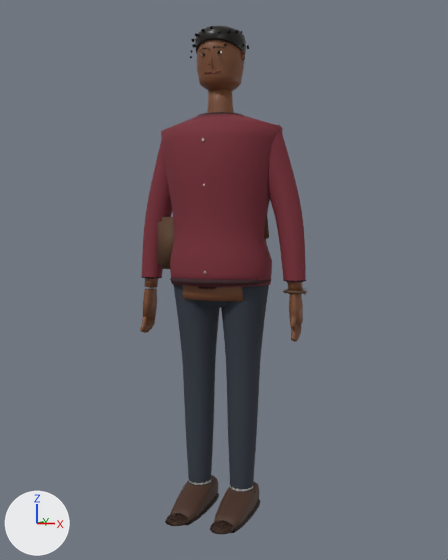
What one commit did to the Blender file assets/characters/blender_source/male_customer_04.blend.
Before and after are seen from a camera (50 mm lens) standing at (0.844, -2.21, 1.045) and looking at (0.028, -0.035, 0.89). The lights are fixed; the arrows at lower left show +X, +Y and +Z. The first picture is the older version.

Objects in the first picture: 'male_customer_04_customer_04_bag', 'male_customer_04_customer_04_bottom', 'male_customer_04_customer_04_hair', 'male_customer_04_customer_04_shoe', 'male_customer_04_customer_04_skin', 'male_customer_04_customer_04_top', 'male_customer_04_customer_04_trim' and 3 more.
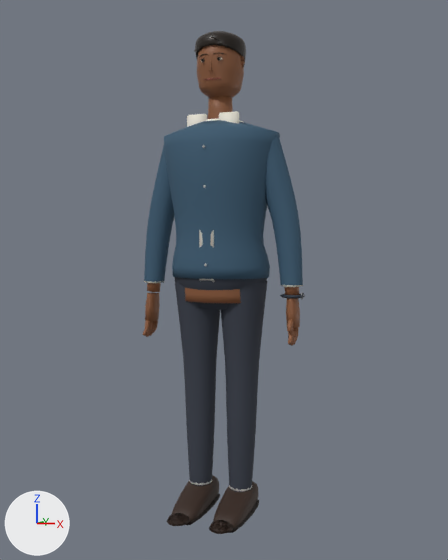
What changed in the scene script:
```text
Change mat_male_customer_04_top:
    mat_male_customer_04_top.base_color: (0.195, 0.0284, 0.0423) -> (0.0482, 0.107, 0.168)  # dark red #7a2f3a -> dark blue #3e5c72
Change mat_male_customer_04_trim:
    mat_male_customer_04_trim.base_color: (0.0423, 0.0144, 0.0176) -> (0.815, 0.784, 0.687)  # brown #3a2024 -> white #e9e5d8
Change me_male_customer_04_head:
    remove me_male_customer_04_head.from_pydata(...)  # 3119 vertices, 3278 faces; spans x -0.32..0.32, y -0.15..0.15, z 0.07..1.82
    add me_male_customer_04_head.from_pydata(...)  # 3147 vertices, 3306 faces; spans x -0.31..0.31, y -0.14..0.14, z 0.07..1.8
    me_male_customer_04_head part 1: the loose piece of 43 vertices spanning x -0.06..0.06, y -0.05..0.06, z 1.47..1.6 is moved by (0.0, 0.0, -0.02)
    me_male_customer_04_head part 2: the loose piece of 20 vertices spanning x 0.29..0.31, y -0.07..-0.04, z 0.68..0.74 is moved by (-0.01, 0.0, -0.02)
    me_male_customer_04_head part 3: the loose piece of 37 vertices spanning x -0.32..-0.27, y -0.05..0.04, z 0.73..0.85 is copied, and the copy is moved by (0.01, 0.0, -0.02); it spans x -0.31..-0.26, y -0.05..0.04, z 0.72..0.83
    me_male_customer_04_head part 4: the loose piece of 20 vertices spanning x -0.31..-0.29, y -0.07..-0.04, z 0.68..0.74 is moved by (0.01, 0.0, -0.02)
    me_male_customer_04_head part 5: 85 vertices moved within x -0.31..0.31, y -0.09..0.09, z 0.08..1.76; 2173 vertices removed from x -0.32..0.32, y -0.15..0.15, z 0.07..1.82; 2144 vertices added at x -0.31..0.31, y -0.14..0.14, z 0.07..1.8
    other edits to the shape of me_male_customer_04_head do not show in these pictures
Change me_male_customer_04_haircap:
    remove me_male_customer_04_haircap.from_pydata(...)  # 2676 vertices, 2880 faces; spans x -0.108..0.109, y -0.124..0.124, z 1.699..1.821
    add me_male_customer_04_haircap.from_pydata(...)  # 1628 vertices, 1754 faces; spans x -0.092..0.092, y -0.102..0.11, z 1.682..1.801
    me_male_customer_04_haircap part 6: 34 loose pieces with 1972 vertices, spanning x -0.108..0.109, y -0.124..0.124, z 1.712..1.818, are deleted
    me_male_customer_04_haircap part 7: 698 vertices removed from x -0.093..0.093, y -0.1..0.109, z 1.699..1.821; 1622 vertices added at x -0.092..0.092, y -0.102..0.11, z 1.682..1.801
Change me_male_customer_04_top:
    remove me_male_customer_04_top.from_pydata(...)  # 1160 vertices, 1128 faces; spans x -0.331..0.331, y -0.168..0.173, z 0.873..1.493
    add me_male_customer_04_top.from_pydata(...)  # 1160 vertices, 1128 faces; spans x -0.32..0.32, y -0.161..0.165, z 0.871..1.469
    me_male_customer_04_top part 8: the loose piece of 160 vertices spanning x 0.108..0.331, y -0.06..0.06, z 0.888..1.453 is multiplied about its middle by the matrix ((0.988, 0.0, 0.003), (0.0, 0.988, 0.0), (-0.003, 0.0, 0.988)), then moved by (-0.01, 0.0, -0.02)
    me_male_customer_04_top part 9: the loose piece of 160 vertices spanning x -0.331..-0.109, y -0.059..0.059, z 0.888..1.453 is multiplied about its middle by the matrix ((0.988, 0.0, -0.003), (0.0, 0.988, 0.0), (0.003, 0.0, 0.988)), then moved by (0.01, 0.0, -0.02)
    me_male_customer_04_top part 10: 840 of 1160 vertices moved; they spanned x -0.237..0.237, y -0.168..0.173, z 0.873..1.493 and now span x -0.227..0.227, y -0.161..0.165, z 0.9..1.469; mean shift (0.0, 0.0, 0.001); largest move (0.194, 0.0, 0.873) -> (0.189, 0.0, 0.9)
Change me_male_customer_04_hips:
    remove me_male_customer_04_hips.from_pydata(...)  # 631 vertices, 594 faces; spans x -0.193..0.193, y -0.149..0.148, z 0.076..1.068
    add me_male_customer_04_hips.from_pydata(...)  # 631 vertices, 594 faces; spans x -0.185..0.185, y -0.143..0.142, z 0.075..1.057
    me_male_customer_04_hips part 11: the loose piece of 235 vertices spanning x -0.193..0.193, y -0.149..0.148, z 0.792..1.068 is scaled about the mesh origin by (0.957, 0.959, 0.989)
    me_male_customer_04_hips part 12: 396 of 631 vertices moved; they spanned x -0.192..0.192, y -0.096..0.096, z 0.076..0.897 and now span x -0.183..0.183, y -0.092..0.092, z 0.075..0.887; mean shift (0.0, 0.0, -0.005); largest move (0.192, 0.0, 0.895) -> (0.183, 0.0, 0.885)
Remove ob_male_customer_04_customer_04_bag:
    ob_male_customer_04_customer_04_bag = bpy.data.objects.new('male_customer_04_customer_04_bag', me_male_customer_04_bag)
```

Boxes (x1, y1, x2, y2) around the edits, measured in the pictures (448 x 560 px; the box of a moved part takes in the faces that stretch with it):
'male_customer_04_customer_04_top', recoloured, reshaped
    before: (142, 114, 306, 287)
    after: (144, 120, 303, 285)
'male_customer_04_customer_04_bottom', reshaped
    before: (173, 284, 269, 492)
    after: (175, 277, 267, 492)
'male_customer_04_customer_04_skin', reshaped
    before: (140, 40, 303, 342)
    after: (143, 45, 300, 346)
'male_customer_04_customer_04_trim', recoloured
    both: (198, 112, 239, 282)
'male_customer_04_customer_04_hair', reshaped (12% narrower)
    before: (190, 25, 249, 61)
    after: (194, 31, 246, 67)
'male_customer_04_customer_04_bag', deleted
    before: (158, 215, 269, 269)
part 1 of me_male_customer_04_head, moved or reshaped
    before: (207, 89, 234, 113)
    after: (207, 96, 233, 120)
part 2 of me_male_customer_04_head, moved or reshaped
    before: (291, 324, 297, 341)
    after: (288, 328, 294, 345)
part 3 of me_male_customer_04_head, added
    after: (145, 293, 160, 321)
part 4 of me_male_customer_04_head, moved or reshaped
    before: (140, 317, 147, 332)
    after: (143, 321, 150, 336)
part 5 of me_male_customer_04_head, moved or reshaped
    before: (143, 40, 303, 341)
    after: (146, 45, 300, 346)
part 6 of me_male_customer_04_haircap, deleted
    before: (190, 26, 249, 58)
part 7 of me_male_customer_04_haircap, reshaped
    before: (195, 25, 246, 61)
    after: (194, 31, 246, 67)
part 8 of me_male_customer_04_top, moved or reshaped
    before: (268, 125, 306, 281)
    after: (265, 135, 303, 285)
part 9 of me_male_customer_04_top, moved or reshaped
    before: (142, 140, 172, 278)
    after: (144, 146, 174, 283)
part 10 of me_male_customer_04_top, moved or reshaped
    before: (161, 114, 283, 287)
    after: (164, 120, 280, 279)
part 11 of me_male_customer_04_hips, moved or reshaped
    before: (196, 286, 229, 307)
    after: (175, 277, 267, 310)
part 12 of me_male_customer_04_hips, moved or reshaped
    before: (173, 284, 269, 492)
    after: (175, 281, 267, 492)
